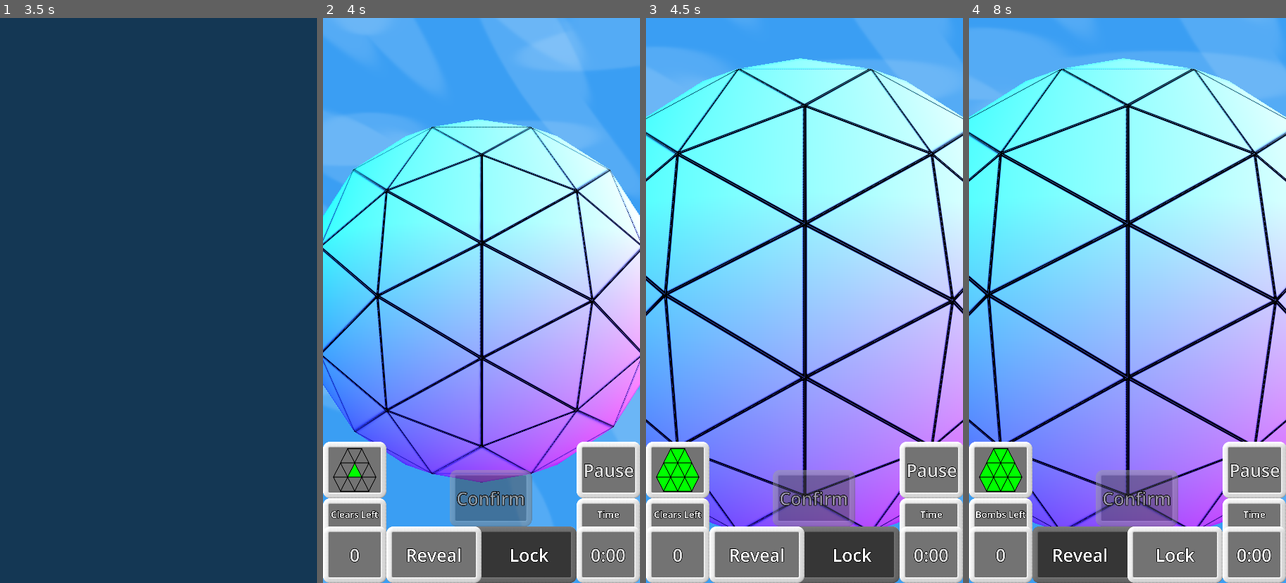
Above: before the commit, frames 1-4 (left to right).
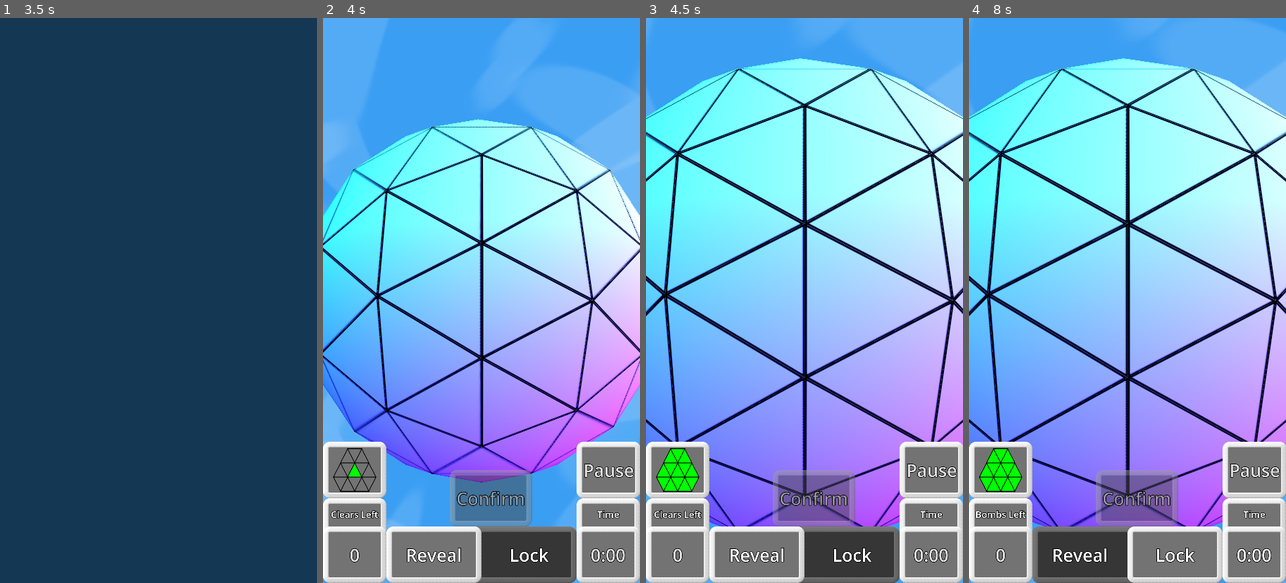
Above: after the commit, the same moments.

Repository: WalynC/sphereSweeperGodot
Game: Godot game, scene res://mainScenes/menu_scene.tscn
The game is run twice, just before and just after one commit, with the same random seed, the same clock (stepped at 60 frames per second) and the same inputs. Sound files missing from this copy of the repository are replaced by a short silence.
Inputs (mouse positions are in pixels of both pictures, inside the frame that each line leads up to):
- Up to frame 1 (3.5 s): move the mouse to (228, 272) at 0.52 s; hold Down (scroll_down) 0.53-1.25 s; click (228, 272) at 0.67 s; click "New" at 1.25 s; tap Enter at 2 s; drag from (95, 328) to (142, 413) at 2.02 s; click "Play" at 2.75 s
- Up to frame 2 (4 s): move the mouse to (513, 176) at 3.52 s; hold Down (scroll_down) from 3.53 s (still down); click (513, 176) at 3.67 s
- Up to frame 3 (4.5 s): release Down (scroll_down) at 4.25 s; click (677, 470) at 4.25 s
- Up to frame 4 (8 s): click "0" at 5 s; click (1127, 554) at 5.75 s; click "0:00" at 6.5 s; click "0" at 7.25 s

Frame 1 is identical in both runs. In frame 2, 11% of the frame differs, in the area x 0-100%, y 0-100%; in frame 3, 2.3%; in frame 4, 3.4%.
Error before the commit: Invalid assignment of property or key 'gameSeed' with value of type 'float' on a base object of type 'Nil'. (res://scripts/GameManager.gd:83)

Commit message:
Fixes no initial save existing

Diff:
--- a/scripts/SaveManager.gd
+++ b/scripts/SaveManager.gd
@@ -2,7 +2,7 @@
 
 static var pathString := "user://saves/"
 static var fileName := "save.json"
-static var saveData : SaveData
+static var saveData : SaveData = SaveData.new()
 static var loaded = false
 static var newGame = false
 
